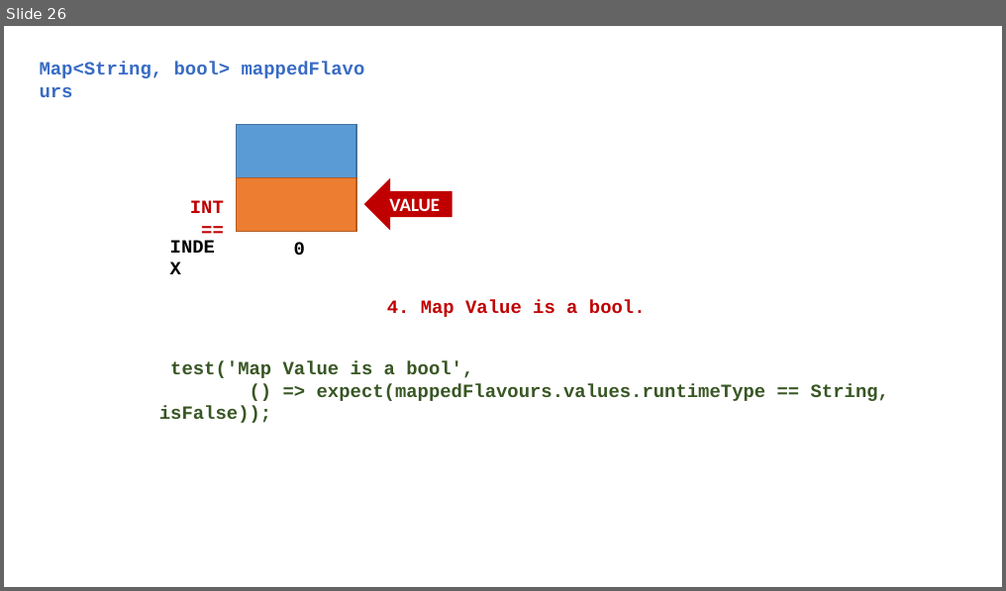
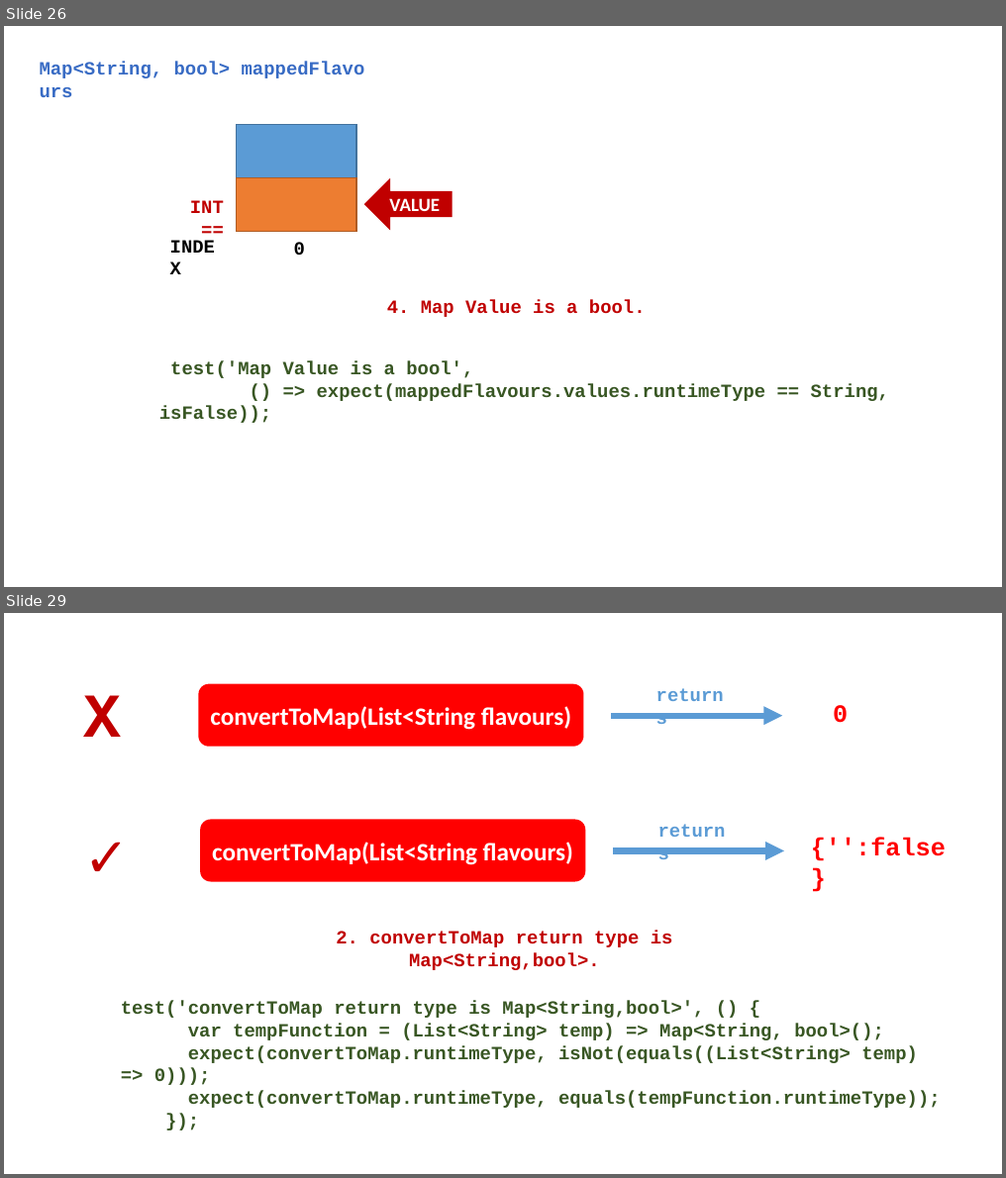
Before and after one commit to Zujaj/multiple_selection_dialogue_app, a slide deck: Multiple Selection Dialogue App.pptx. Shown one above the other, each under a label of ours: slide 26 before the commit, slides 26 and 29 after it; the slides between them are not shown. The pictures are 1006x591 and 1006x1178 pixels, drawn with LibreOffice and Linux fonts; fonts in the diff are those of the drawing. Boxes give left, top, right and bottom in pixels: in the first picture for what was removed or moved away, otherwise in the second. Text is boxed around its words. In the diff, an @@ line names an element or a change of style, - is before the commit and + after.

Commit message:
Added Function Test Cases

```diff
--- a/Multiple Selection Dialogue App.pptx
+++ b/Multiple Selection Dialogue App.pptx
@@ slide 29 added at [4,613,1002,1174], background #FFFFFF @@
@@ text added at [84,695,122,737], 60 pt, text #C00000, bold @@
+X
@@ rounded rectangle added at [199,684,584,747], fill #FF0000, 24 pt, text #FFFFFF, bold @@
+convertToMap(List<String flavours)
@@ text added at [648,679,737,710], 18 pt, text #5B9BD5, bold @@
+returns
@@ arrow added from (611, 716) to (782, 716), #5B9BD5 6 pt @@
@@ text added at [833,705,847,723], 24 pt, text #FF0000, bold @@
+0
@@ text added at [76,812,137,895], 60 pt, text #C00000, bold @@
+✓
@@ rounded rectangle added at [200,820,586,881], fill #FF0000, 24 pt, text #FFFFFF, bold @@
+convertToMap(List<String flavours)
@@ text added at [650,815,739,845], 18 pt, text #5B9BD5, bold @@
+returns
@@ text added at [811,838,945,861], 24 pt, text #FF0000, bold @@
+{'':false}
@@ arrow added from (614, 851) to (784, 851), #5B9BD5 6 pt @@
@@ text added at [336,931,673,970], 18 pt, text #C00000, bold @@
+2. convertToMap return type is Map<String,bool>.
@@ text added at [121,1001,941,1108], 18 pt, text #385723, bold @@
+test('convertToMap return type is Map<String,bool>', () {
+var tempFunction = (List<String> temp) => Map<String, bool>();
+expect(convertToMap.runtimeType, isNot(equals((List<String> temp) => 0)));
+expect(convertToMap.runtimeType, equals(tempFunction.runtimeType));
+});
```
Also in this commit, not shown: 3 other slides added.
